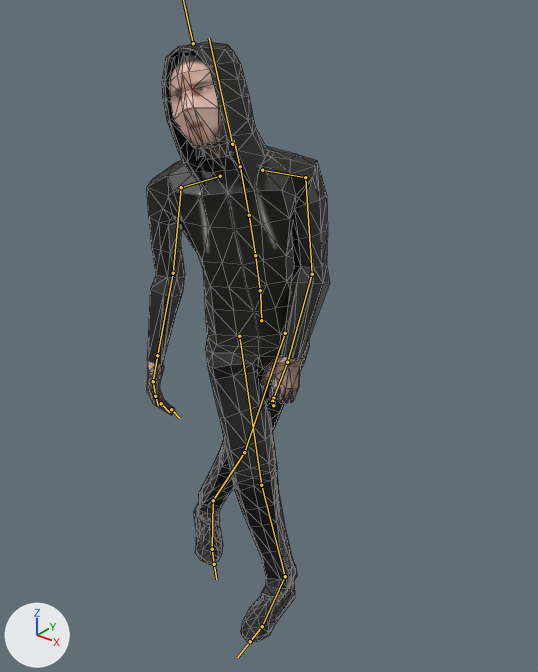
The glTF model assets/objs/Doomer.gltf, before and after one commit.
Before and after are seen from a camera (50 mm lens) standing at (1.088, -1.252, 1.523) and looking at (0.058, 0.036, 0.724). The lights are fixed; the arrows at lower left show +X, +Y and +Z. Both versions are drawn at frame 29 of the action 'Strafe'; the numbers are the values there. The bones that bend it are drawn over the model as lines. Mesh edges are drawn as thin lines.
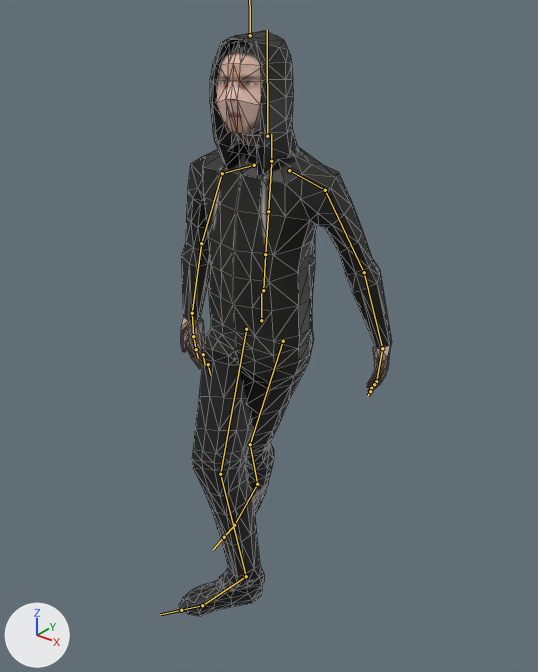
The change in detail:
Bone 'mixamorig:Hips' (bone_mixamorig_hips) turns from (2, 41, 3) to (0, 0, 0) degrees about its own x, y and z.
Bone 'mixamorig:Spine' (bone_mixamorig_spine) turns from (7, -9, 3) to (0, 0, 0) degrees about its own x, y and z.
Bone 'mixamorig:Spine1' (bone_mixamorig_spine1) turns from (3, -2, 1) to (0, 0, 0) degrees about its own x, y and z.
Bone 'mixamorig:Spine2' (bone_mixamorig_spine2) turns from (3, -2, 1) to (0, 0, 0) degrees about its own x, y and z.
Bone 'mixamorig:LeftShoulder' (bone_mixamorig_leftshoulder) turns from (-2, 5, 6) to (0, 0, 0) degrees about its own x, y and z.
Bone 'mixamorig:LeftArm' (bone_mixamorig_leftarm) turns from (18, 32, 55) to (0, 0, 0) degrees about its own x, y and z.
Bone 'mixamorig:LeftForeArm' (bone_mixamorig_leftforearm) turns from (-12, 4, 18) to (0, 0, 0) degrees about its own x, y and z.
Bone 'mixamorig:LeftHand' (bone_mixamorig_lefthand) turns from (-4, 42, -18) to (0, 0, 0) degrees about its own x, y and z.
Bone 'mixamorig:LeftHandIndex2' (bone_mixamorig_lefthandindex2) turns from (19, -3, 7) to (0, 0, 0) degrees about its own x, y and z.
Bone 'mixamorig:LeftHandIndex3' (bone_mixamorig_lefthandindex3) turns from (31, -12, 12) to (0, 0, 0) degrees about its own x, y and z.
Bone 'mixamorig:RightShoulder' (bone_mixamorig_rightshoulder) turns from (-9, -4, 1) to (0, 0, 0) degrees about its own x, y and z.
Bone 'mixamorig:RightArm' (bone_mixamorig_rightarm) turns from (12, 16, -19) to (0, 0, 0) degrees about its own x, y and z.
Bone 'mixamorig:RightForeArm' (bone_mixamorig_rightforearm) turns from (-13, -3, -10) to (0, 0, 0) degrees about its own x, y and z.
Bone 'mixamorig:RightHand' (bone_mixamorig_righthand) turns from (-15, -23, 13) to (0, 0, 0) degrees about its own x, y and z.
Bone 'mixamorig:RightHandIndex2' (bone_mixamorig_righthandindex2) turns from (3, 9, -34) to (0, 0, 0) degrees about its own x, y and z.
Bone 'mixamorig:RightHandIndex3' (bone_mixamorig_righthandindex3) turns from (25, -7, 26) to (0, 0, 0) degrees about its own x, y and z.

Pixel boxes (x1, y1, x2, y2) of what changed, in the pictures (538 x 672 px):
'Cylinder', posed (16% wider)
    before: (147, 42, 330, 642)
    after: (179, 30, 392, 616)
bone 'mixamorig:Hips', root to tip
    before: (261, 320) to (260, 293)
    after: (261, 320) to (261, 293)
bone 'mixamorig:Spine', root to tip
    before: (260, 290) to (255, 255)
    after: (263, 290) to (265, 254)
bone 'mixamorig:Spine1', root to tip
    before: (255, 255) to (249, 215)
    after: (265, 254) to (268, 211)
bone 'mixamorig:Spine2', root to tip
    before: (249, 215) to (240, 168)
    after: (268, 211) to (271, 163)
bone 'mixamorig:LeftShoulder', root to tip
    before: (262, 170) to (305, 177)
    after: (289, 170) to (325, 190)
bone 'mixamorig:LeftArm', root to tip
    before: (305, 177) to (312, 274)
    after: (325, 190) to (364, 272)
bone 'mixamorig:LeftForeArm', root to tip
    before: (312, 274) to (287, 362)
    after: (364, 272) to (382, 348)
bone 'mixamorig:LeftHand', root to tip
    before: (287, 362) to (273, 398)
    after: (382, 348) to (376, 381)
bone 'mixamorig:LeftHandIndex2', root to tip
    before: (272, 401) to (271, 404)
    after: (374, 384) to (371, 389)
bone 'mixamorig:LeftHandIndex3', root to tip
    before: (272, 404) to (272, 404)
    after: (371, 388) to (369, 392)
bone 'mixamorig:RightShoulder', root to tip
    before: (220, 176) to (181, 187)
    after: (254, 165) to (222, 173)
bone 'mixamorig:RightArm', root to tip
    before: (181, 187) to (173, 273)
    after: (222, 173) to (201, 243)
bone 'mixamorig:RightForeArm', root to tip
    before: (173, 273) to (157, 355)
    after: (201, 243) to (192, 313)
bone 'mixamorig:RightHand', root to tip
    before: (157, 355) to (153, 381)
    after: (192, 313) to (193, 336)
bone 'mixamorig:RightHandIndex2', root to tip
    before: (155, 396) to (158, 405)
    after: (196, 349) to (198, 358)
bone 'mixamorig:RightHandIndex3', root to tip
    before: (161, 403) to (169, 412)
    after: (203, 354) to (205, 365)
